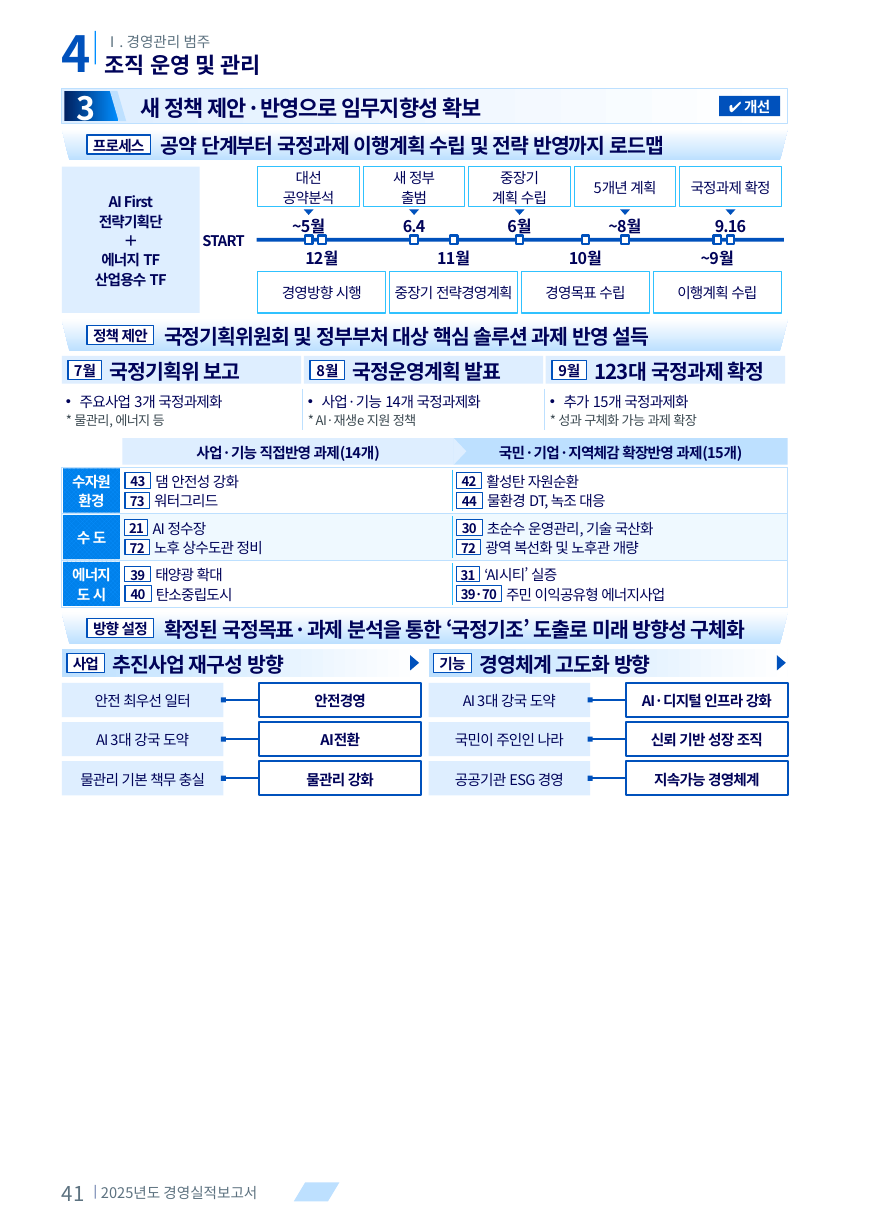
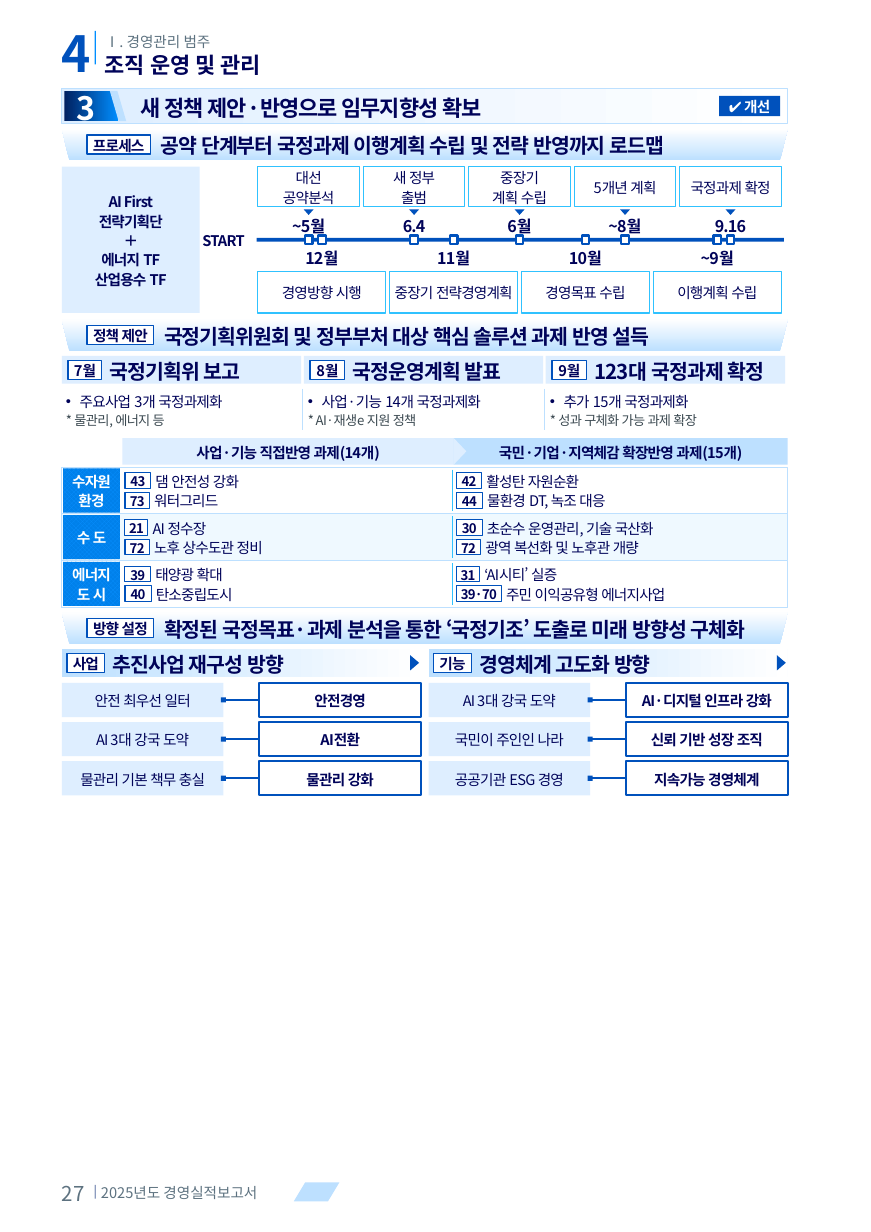
Before and after one commit to khjlsi-creator/claude, a slide deck: slide 27 of korad-경영평가-ppt/KORAD_경영평가_레이아웃_템플릿_A4세로.pptx (slide 41 before the commit). Drawn at 871x1232 pixels with LibreOffice and Linux fonts; fonts in the diff are those of the drawing. Boxes give left, top, right and bottom in pixels: in the first picture for what was removed or moved away, otherwise in the second. Text is boxed around its words. In the diff, an @@ line names an element or a change of style, - is before the commit and + after.

```diff
--- a/korad-경영평가-ppt/KORAD_경영평가_레이아웃_템플릿_A4세로.pptx
+++ b/korad-경영평가-ppt/KORAD_경영평가_레이아웃_템플릿_A4세로.pptx
@@ text at <box>62,1186,85,1201</box>: text changed @@
-41
+27
```
Also in this commit, not shown: 23 other slides changed, 7 slides added, 15 slides removed, 7 other files.
